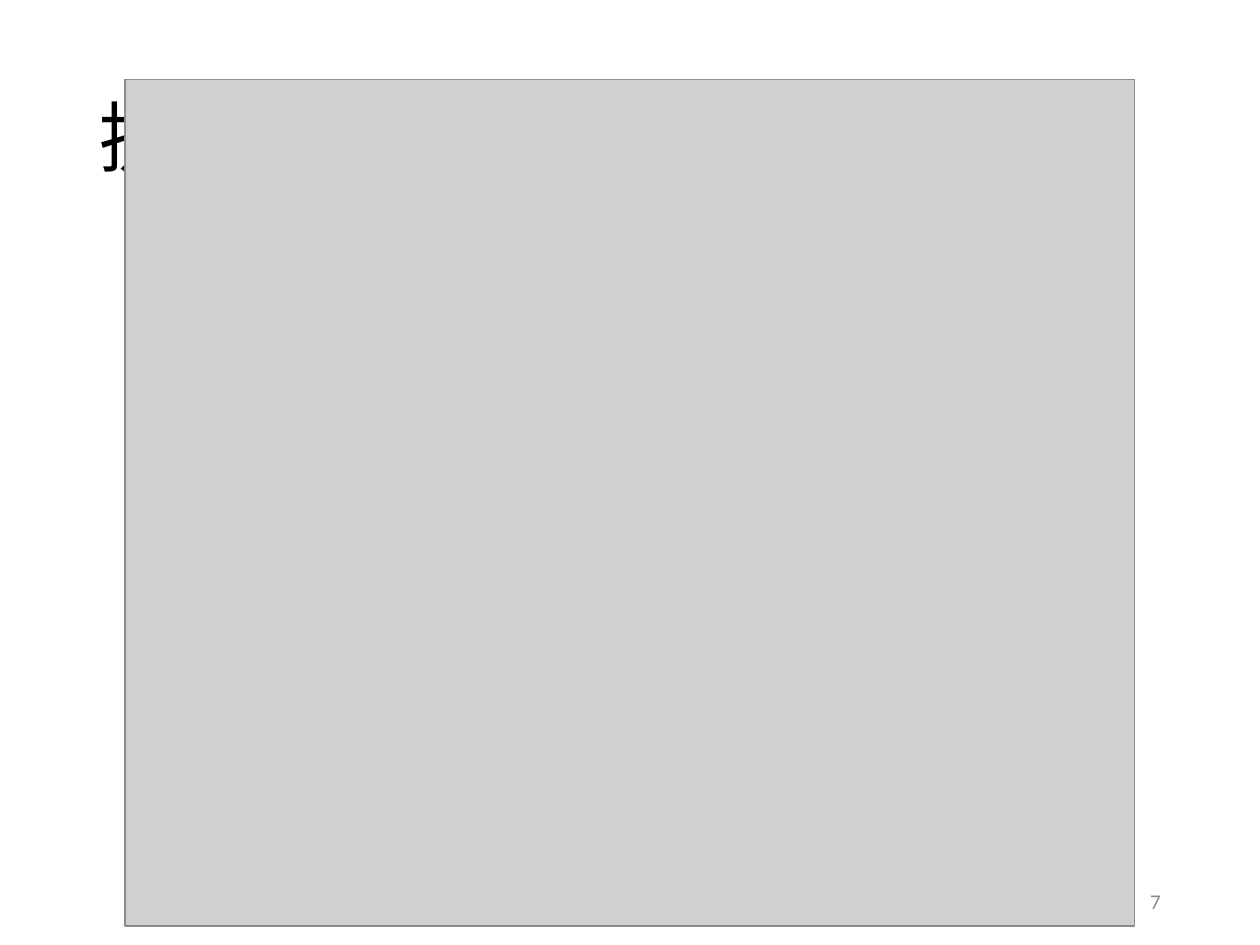
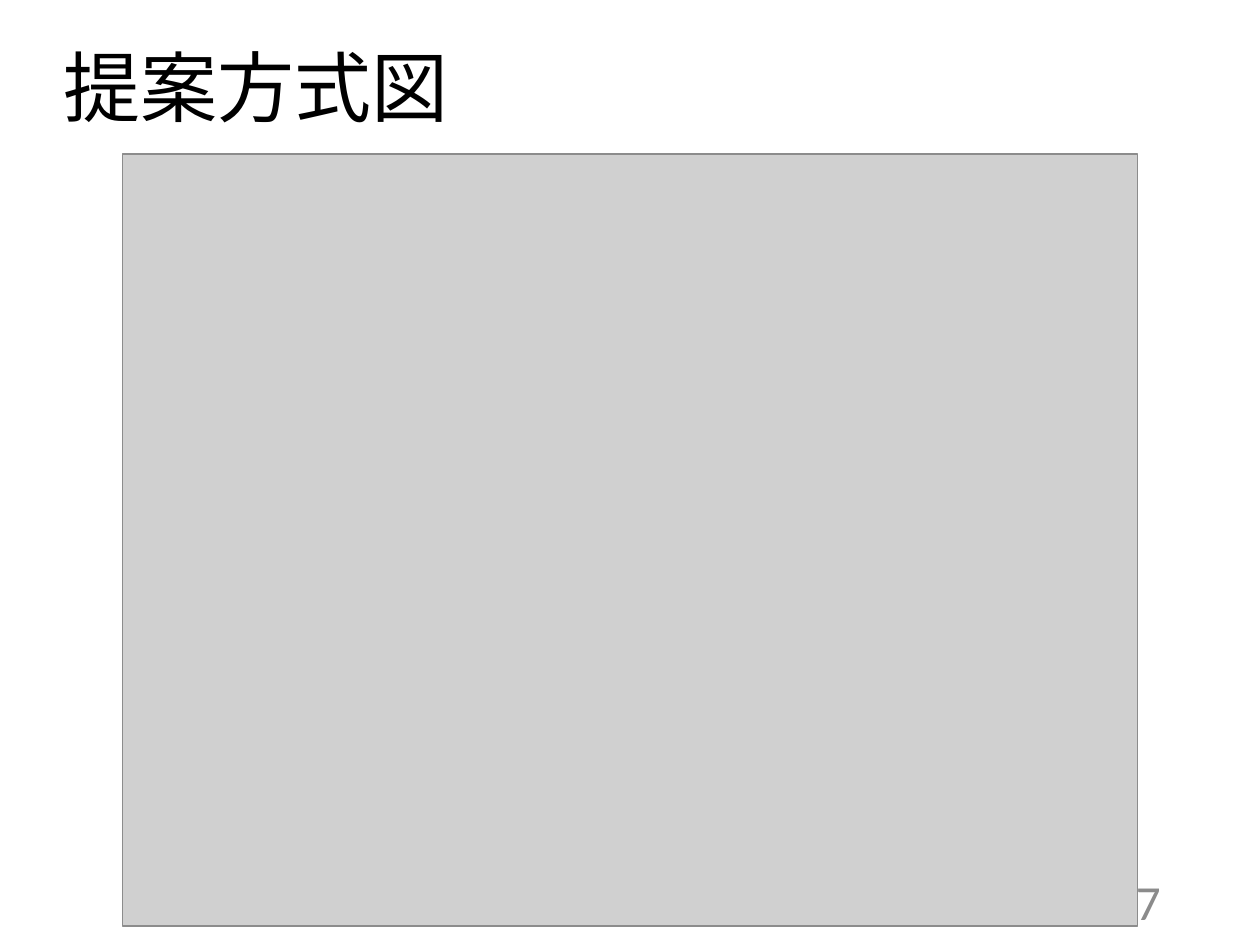
Before and after one commit to kait-takanolab/1821086_matsuo_thesis, a slide deck: slide 7 of 発表用/1821086_中間発表.pptx. Drawn at 1260x945 pixels with LibreOffice and Linux fonts; fonts in the diff are those of the drawing; grey boxes stand for pictures. Boxes give left, top, right and bottom in pixels: in the first picture for what was removed or moved away, otherwise in the second. Text is boxed around its words. In the diff, an @@ line names an element or a change of style, - is before the commit and + after.

```diff
--- a/発表用/1821086_中間発表.pptx
+++ b/発表用/1821086_中間発表.pptx
@@ title at bbox=[63, 51, 448, 123]: text changed @@
-提案方式
+提案方式図
@@ picture: place and size @@
-picture at bbox=[125, 79, 1134, 926]
+picture at bbox=[122, 154, 1137, 926]
@@ page number at bbox=[1136, 880, 1161, 927]: size 12 to 28 pt @@
```
Also in this commit, not shown: 5 other slides changed, 1 slide added, 1 slide removed, 1 other file.
